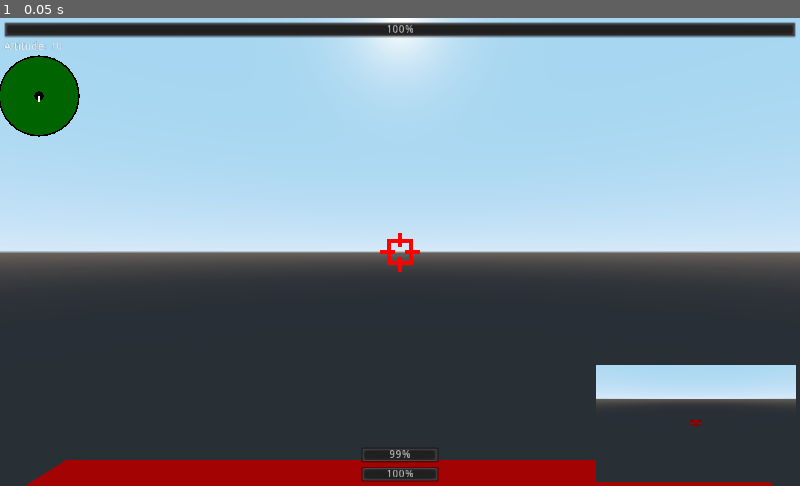
Above: before the commit, frame 1.
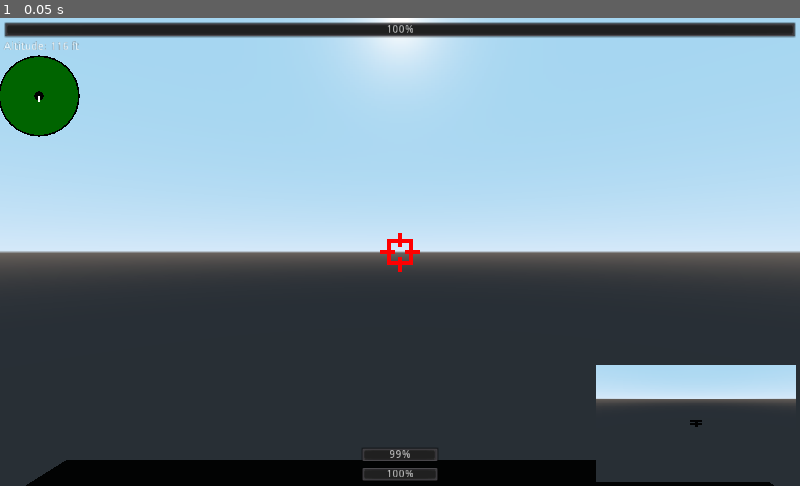
Above: after the commit, the same moment.

Repository: the-alex-g/Biplanes
Game: Godot game, scene res://Plane/PlaneHandler.tscn
Same seed, same stepped clock (60 frames per second), same inputs: the game is played once before the commit and once after it. This scene is started directly instead of the project's main scene.
Inputs:
- Up to frame 1 (0.05 s): no input

The runs differ from the first frame. In frame 1, 3.8% of the frame differs, in the area x 3-97%, y 4-100%.

Commit message:
Add color picking

Diff:
--- a/project/Main/World.gd
+++ b/project/Main/World.gd
@@ -3,6 +3,7 @@
 signal export_viewport_texture(texture, port)
 
 var players := 0 setget _set_players
+var plane_colors := {}
 var _plane_handlers := []
 
 
@@ -25,6 +26,7 @@
 		var viewport : Viewport = get_node("Viewport" + str(player_id))
 
 		plane_handler.player_id = player_id
+		plane_handler.color = plane_colors[player_id]
 		viewport.add_child(plane_handler)
 		_plane_handlers.append(plane_handler)
 
--- a/project/Menu/JoinMenu.gd
+++ b/project/Menu/JoinMenu.gd
@@ -1,22 +1,44 @@
 extends Control
 
+const COLORS := [
+	Color.white,
+	Color.forestgreen,
+	Color.blue,
+	Color.red,
+	Color.yellow,
+	Color.black,
+	Color.peru
+]
+
 var _planes_joined := []
+var _planes_ready := 0
+var _plane_colors := {}
 
-onready var _planes_joined_label : Label = $PlanesJoined
+onready var _join_widgets := [
+	$HBoxContainer/JoinWidget,
+	$HBoxContainer/JoinWidget2,
+	$HBoxContainer/JoinWidget3,
+	$HBoxContainer/JoinWidget4,
+]
+
+
+func _ready()->void:
+	for widget in _join_widgets:
+		widget.connect("player_joined", self, "_on_plane_joined")
+		widget.connect("player_left", self, "_on_plane_left")
+		widget.connect("player_ready", self, "_on_plane_ready")
+		widget.connect("player_not_ready", self, "_on_plane_not_ready")
+		widget.connect("change_color", self, "_on_plane_change_color")
 
 
 func _input(event:InputEvent)->void:
 	if event is InputEventJoypadButton and event.is_pressed():
-		if event.button_index == 0:
-			if not _planes_joined.has(event.device):
-				_planes_joined.append(event.device)
-				_add_player_actions(event.device)
-				_planes_joined_label.text = "Players Joined: " + str(_planes_joined.size())
-			else:
-				var world : Spatial = preload("res://Main/World.tscn").instance()
-				get_tree().root.add_child(world)
-				world.set_deferred("players", _planes_joined.size())
-				queue_free()
+		if event.button_index == 0 and _planes_joined.size() == _planes_ready and _planes_ready > 0:
+			var world : Spatial = preload("res://Main/World.tscn").instance()
+			get_tree().root.add_child(world)
+			world.set_deferred("plane_colors", _plane_colors)
+			world.set_deferred("players", _planes_joined.size())
+			queue_free()
 
 
 func _add_player_actions(player_index:int)->void:
@@ -60,3 +82,47 @@
 	event.device = device
 	event.button_index = button
 	InputMap.action_add_event(action, event)
+
+
+func _on_plane_joined(id:int)->void:
+	_planes_joined.append(id)
+	_plane_colors[id] = _get_unused_color()
+	_join_widgets[id].color = _plane_colors[id]
+	_add_player_actions(id)
+
+
+func _on_plane_left(id:int)->void:
+	_planes_joined.erase(id)
+	_join_widgets[id].color = Color(0,0,0,0)
+
+
+func _on_plane_ready()->void:
+	_planes_ready += 1
+
+
+func _on_plane_not_ready()->void:
+	_planes_ready -= 1
+
+
+func _on_plane_change_color(direction:int, id:int)->void:
+	_plane_colors[id] = _get_unused_color(direction, id)
+	_join_widgets[id].color = _plane_colors[id]
+
+
+func _get_unused_color(direction := 0, id := -1)->Color:
+	var final_color : Color
+	var used_colors := _plane_colors.values()
+
+	if direction == 0:
+		for color in COLORS:
+			if not used_colors.has(color):
+				final_color = color
+				break
+	else:
+		var index : int = COLORS.find(_plane_colors[id])
+		while used_colors.has(COLORS[index]):
+			index += direction
+			index %= COLORS.size()
+		final_color = COLORS[index]
+
+	return final_color
--- a/project/Menu/JoinMenu.tscn
+++ b/project/Menu/JoinMenu.tscn
@@ -1,18 +1,35 @@
-[gd_scene load_steps=2 format=2]
+[gd_scene load_steps=3 format=2]
 
 [ext_resource path="res://Menu/JoinMenu.gd" type="Script" id=1]
+[ext_resource path="res://Menu/JoinWidget.tscn" type="PackedScene" id=2]
 
 [node name="JoinMenu" type="Control"]
 anchor_right = 1.0
 anchor_bottom = 1.0
 script = ExtResource( 1 )
 
-[node name="PlanesJoined" type="Label" parent="."]
-anchor_left = 0.5
-anchor_right = 0.5
-margin_left = -20.0
-margin_top = 5.0
-margin_right = 20.0
-margin_bottom = 14.0
-grow_horizontal = 2
-text = "Players Joined: "
+[node name="HBoxContainer" type="HBoxContainer" parent="."]
+anchor_right = 1.0
+anchor_bottom = 1.0
+
+[node name="JoinWidget" parent="HBoxContainer" instance=ExtResource( 2 )]
+margin_right = 131.0
+margin_bottom = 600.0
+
+[node name="JoinWidget2" parent="HBoxContainer" instance=ExtResource( 2 )]
+margin_left = 135.0
+margin_right = 266.0
+margin_bottom = 600.0
+id = 1
+
+[node name="JoinWidget3" parent="HBoxContainer" instance=ExtResource( 2 )]
+margin_left = 270.0
+margin_right = 401.0
+margin_bottom = 600.0
+id = 2
+
+[node name="JoinWidget4" parent="HBoxContainer" instance=ExtResource( 2 )]
+margin_left = 405.0
+margin_right = 536.0
+margin_bottom = 600.0
+id = 3
--- /dev/null
+++ b/project/Menu/JoinWidget.gd
@@ -0,0 +1,47 @@
+extends TextureRect
+
+signal player_joined(id)
+signal player_ready
+signal player_not_ready
+signal player_left(id)
+signal change_color(direction, id)
+
+const BUTTON_MAPS := {"A":JOY_BUTTON_0, "B":JOY_BUTTON_1, "LEFT_SHOULDER":4, "RIGHT_SHOULDER":5}
+
+export var ready := true
+export var id := 0
+
+var color := Color(0,0,0,0) setget _set_color
+var _joined := false
+
+
+func _input(event:InputEvent)->void:
+	if event is InputEventJoypadButton:
+		if event.device == id:
+			if event.pressed:
+				match event.button_index:
+					BUTTON_MAPS.A:
+						if not _joined:
+							_joined = true
+							ready = false
+							emit_signal("player_joined", id)
+						else:
+							ready = true
+							emit_signal("player_ready")
+					BUTTON_MAPS.B:
+						if _joined and not ready:
+							_joined = false
+							ready = true
+							emit_signal("player_left", id)
+						elif _joined and ready:
+							ready = false
+							emit_signal("player_not_ready")
+					BUTTON_MAPS.LEFT_SHOULDER:
+						emit_signal("change_color", -1, id)
+					BUTTON_MAPS.RIGHT_SHOULDER:
+						emit_signal("change_color", 1, id)
+
+
+func _set_color(value:Color)->void:
+	modulate = value
+	color = value
--- /dev/null
+++ b/project/Menu/JoinWidget.tscn
@@ -0,0 +1,11 @@
+[gd_scene load_steps=3 format=2]
+
+[ext_resource path="res://Menu/PlayerBanner.png" type="Texture" id=1]
+[ext_resource path="res://Menu/JoinWidget.gd" type="Script" id=2]
+
+[node name="JoinWidget" type="TextureRect"]
+modulate = Color( 1, 1, 1, 0 )
+margin_right = 40.0
+margin_bottom = 40.0
+texture = ExtResource( 1 )
+script = ExtResource( 2 )
--- a/project/Plane/Biplane.gd
+++ b/project/Plane/Biplane.gd
@@ -26,6 +26,7 @@
 var _actual_speed := flight_speed
 var _can_shoot := true
 var player_id := ""
+var color : Color setget _set_color
 
 onready var _reload_timer : Timer = $ReloadTimer
 
@@ -137,3 +138,10 @@
 
 func get_forward()->Vector3:
 	return transform.basis.xform(Vector3(0, 0, -1))
+
+
+func _set_color(value:Color)->void:
+	color = value
+	var material = SpatialMaterial.new()
+	material.albedo_color = color
+	$Body.material = material
--- a/project/Plane/Biplane.tscn
+++ b/project/Plane/Biplane.tscn
@@ -1,8 +1,7 @@
-[gd_scene load_steps=8 format=2]
+[gd_scene load_steps=7 format=2]
 
 [ext_resource path="res://Plane/Biplane.gd" type="Script" id=1]
 [ext_resource path="res://Plane/Meshes/Biplane.obj" type="ArrayMesh" id=2]
-[ext_resource path="res://Resources/PlaneMaterial.tres" type="Material" id=5]
 
 [sub_resource type="BoxShape" id=3]
 extents = Vector3( 1, 1, 4 )
@@ -28,7 +27,6 @@
 [node name="Body" type="CSGMesh" parent="."]
 transform = Transform( -4.37114e-08, 1.06581e-14, -1, 0, 1, 1.06581e-14, 1, 4.6588e-22, -4.37114e-08, 0, 0, 0.500051 )
 mesh = ExtResource( 2 )
-material = ExtResource( 5 )
 
 [node name="FlyerCamera" type="Camera" parent="Body"]
 transform = Transform( -4.37114e-08, 0, 1, 1.06581e-14, 1, 4.6588e-22, -1, 1.06581e-14, -4.37114e-08, -3, 1.62362, 1.31134e-07 )
--- a/project/Plane/PlaneHUD.gd
+++ b/project/Plane/PlaneHUD.gd
@@ -25,7 +25,7 @@
 
 
 func _on_PlaneHandler_update_altitude(value:float)->void:
-	_altitude_label.text = "Altitude: " + str(floor(value / 5))
+	_altitude_label.text = "Altitude: " + str(floor(value * 7 / 3)) + " ft"
 
 
 func _on_PlaneHandler_update_radar(from:Vector2, direction:float, points:PoolVector2Array)->void:
--- a/project/Plane/PlaneHandler.gd
+++ b/project/Plane/PlaneHandler.gd
@@ -17,11 +17,13 @@
 
 var plane_position : Vector3 setget ,_get_plane_position
 var player_id : int
+var color : Color
 
 
 func _ready()->void:
 	_plane.translation.x = 15 * player_id
 	_plane.player_id = "_" + str(player_id)
+	_plane.color = color
 
 
 func _process(_delta:float)->void:
Binary file added: project/Menu/PlayerBanner.png
Not shown, added: project/Menu/PlayerBanner.png.import
